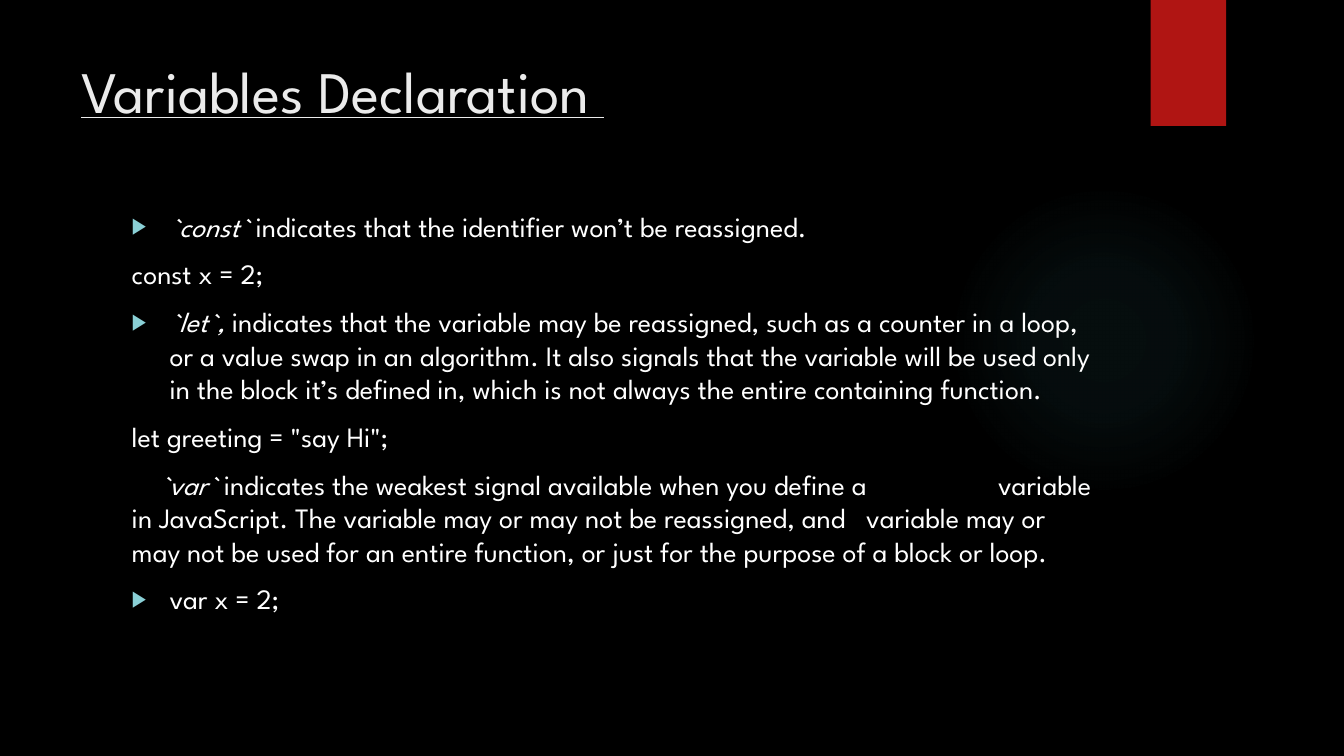
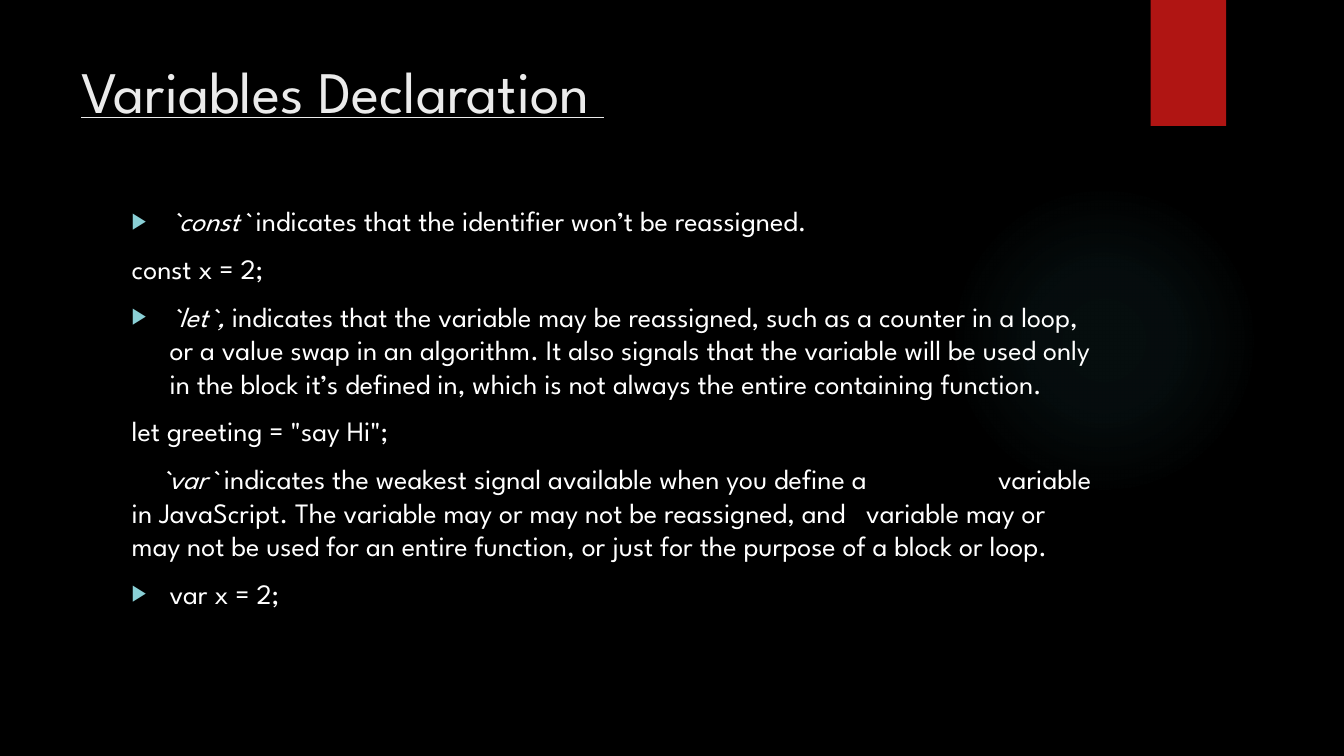
Before and after one commit to prashanthr036/qUnit-WS, a slide deck: slide 8 of docs/TestingQunit.pptx (slide 7 before the commit). Drawn at 1344x756 pixels with LibreOffice and Linux fonts; fonts in the diff are those of the drawing; background and template pictures are left out. Boxes give left, top, right and bottom in pixels: in the first picture for what was removed or moved away, otherwise in the second. Text is boxed around its words. In the diff, an @@ line names an element or a change of style, - is before the commit and + after.

```diff
--- a/docs/TestingQunit.pptx
+++ b/docs/TestingQunit.pptx
@@ text "`const` indicates that the identifier ...": place and size @@
-text "`const` indicates that the identifier ..." at bbox=[132, 217, 1091, 613]
+text "`const` indicates that the identifier ..." at bbox=[132, 211, 1091, 608]
```
Also in this commit, not shown: 1 other slide changed, 1 slide added.
